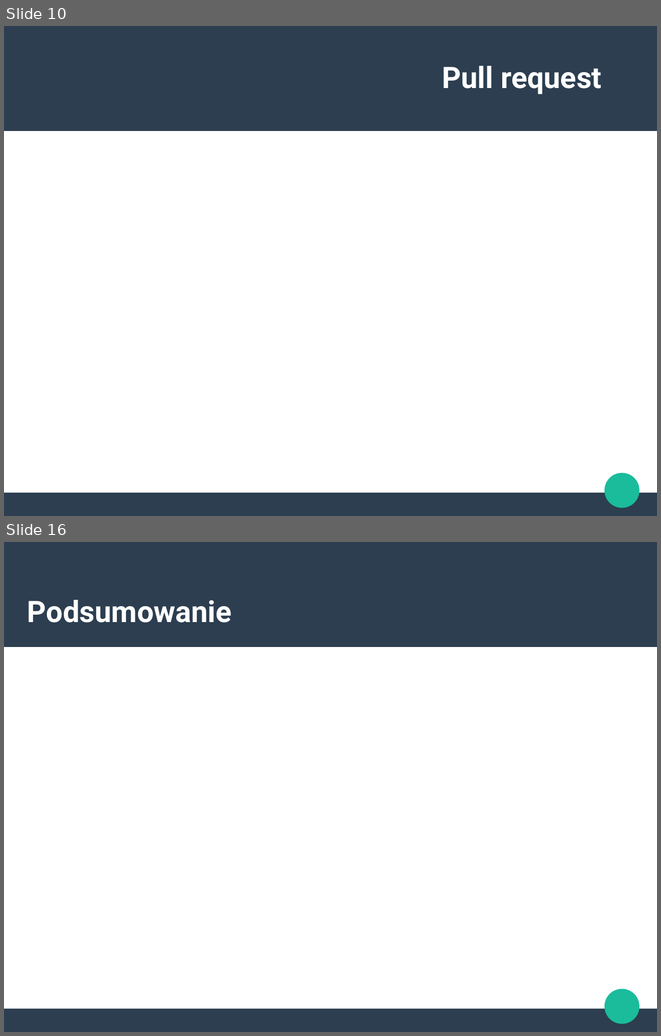
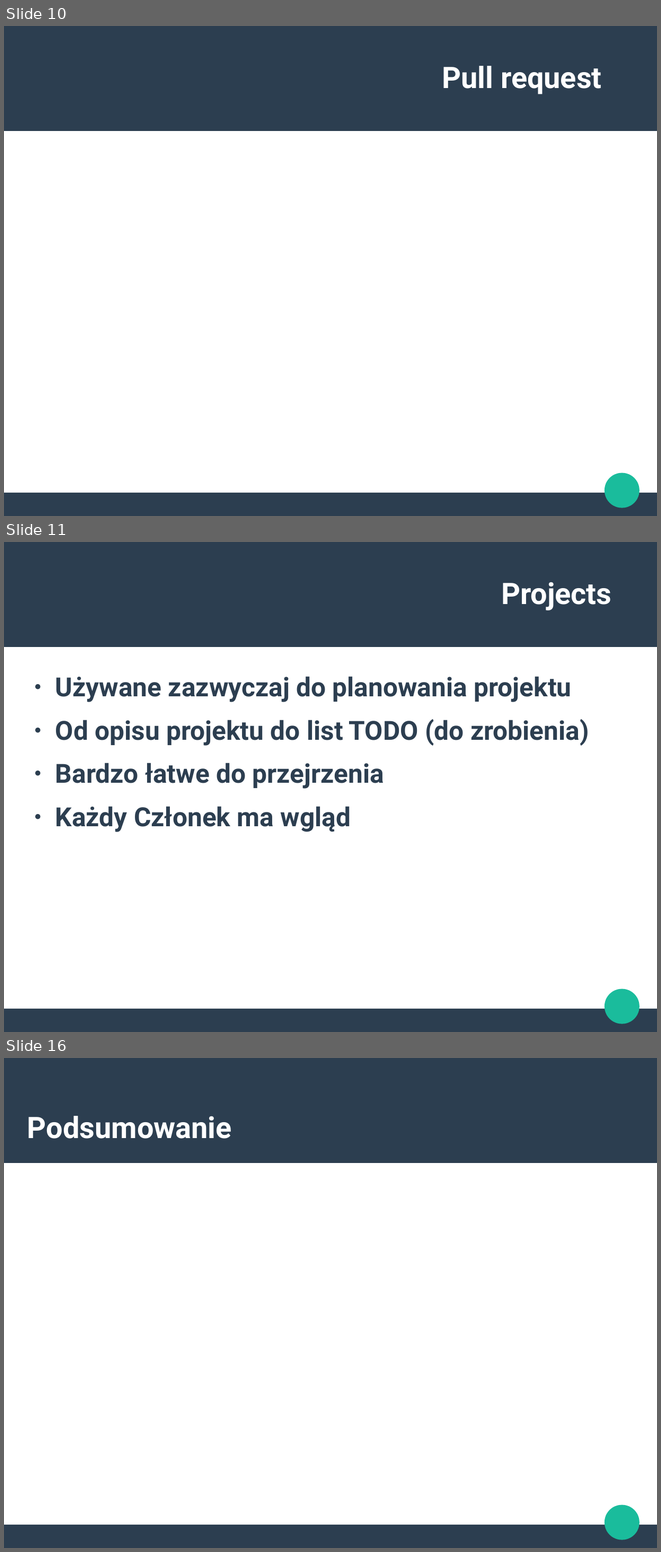
Before and after one commit to PZZProject/ProjecktPrezentacja, a slide deck: PrezentacjaGitHub.odp. Shown one above the other, each under a label of ours: slides 10 and 16 before the commit, slides 10, 11 and 16 after it; the slides between them are not shown. The pictures are 661x1036 and 661x1552 pixels, drawn with LibreOffice and Linux fonts; fonts in the diff are those of the drawing. Boxes give left, top, right and bottom in pixels: in the first picture for what was removed or moved away, otherwise in the second. Text is boxed around its words. In the diff, an @@ line names an element or a change of style, - is before the commit and + after.

```diff
--- a/PrezentacjaGitHub.odp
+++ b/PrezentacjaGitHub.odp
@@ slide 11 added at bbox=[4, 542, 657, 1032], background #FFFFFF; not listed: 3 template elements that a slide beside it also shows @@
@@ title added at bbox=[501, 582, 611, 610], 36 pt, text #FFFFFF, bold @@
+Projects
@@ text added at bbox=[55, 676, 589, 832], 32 pt, text #2C3E50, bold @@
+● Używane zazwyczaj do planowania projektu
+● Od opisu projektu do list TODO (do zrobienia)
+● Bardzo łatwe do przejrzenia
+● Każdy Członek ma wgląd
```
Also in this commit, not shown: 6 other slides added, 7 slides removed.
